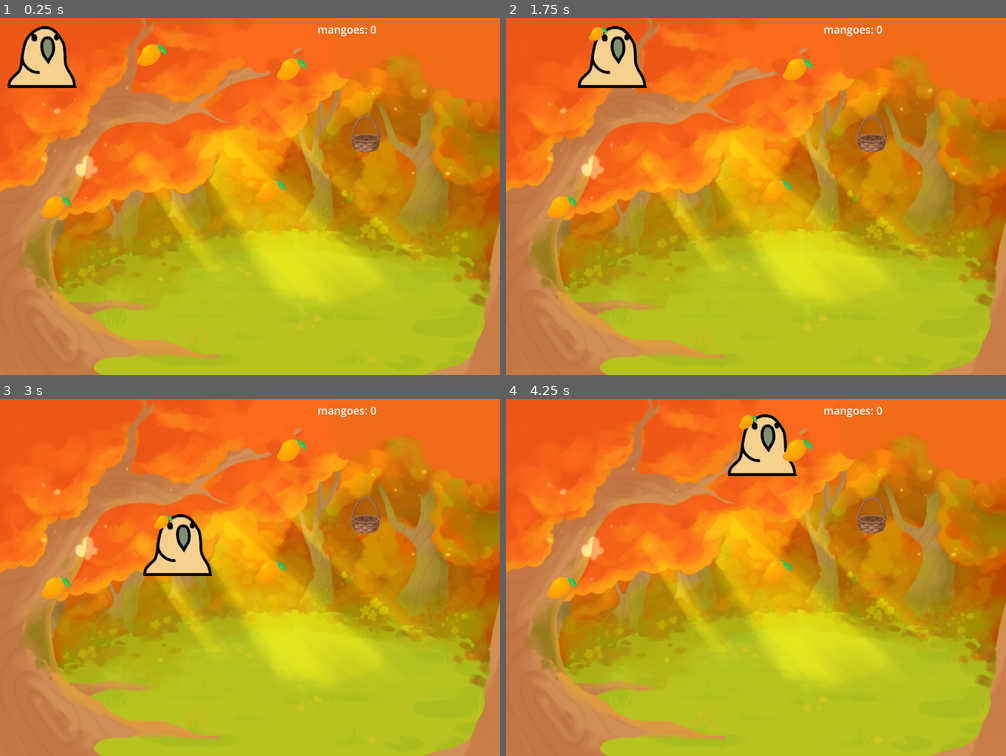
Above: before the commit, frames 1-4 (two rows, left to right).
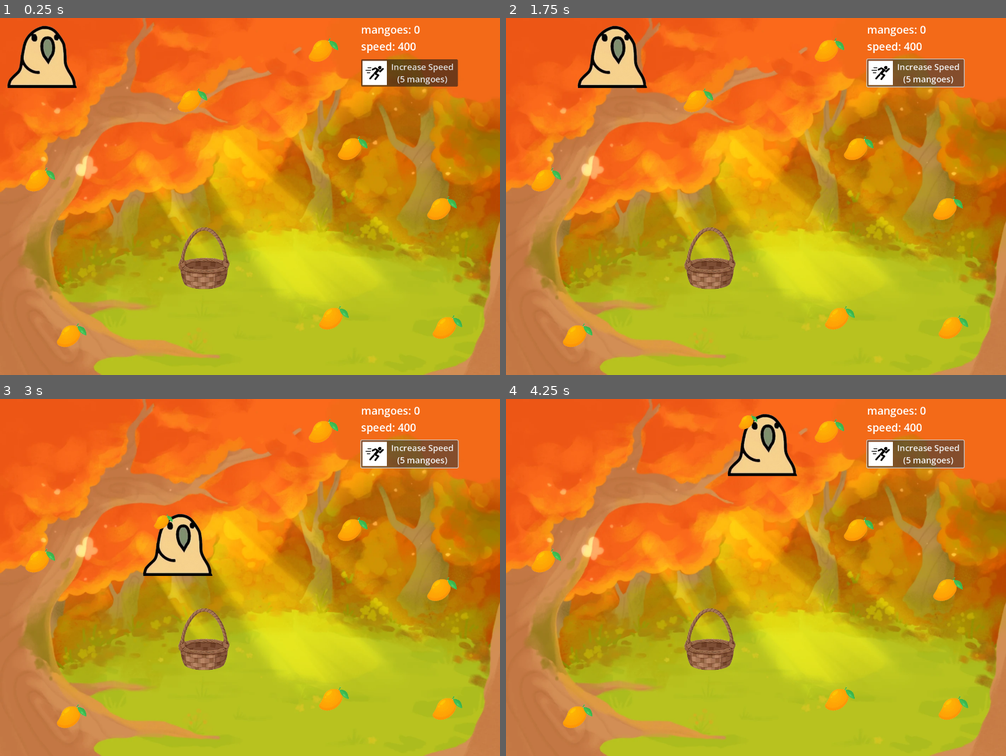
Above: after the commit, the same moments.

Repository: occult-frog/catching-game
Game: Godot game, scene res://main.tscn
Two runs of this game, one before a commit and one after it. Both use one fixed random seed, a clock stepped at 60 frames per second and the inputs below.
Inputs (mouse positions are in pixels of both pictures, inside the frame that each line leads up to):
- Up to frame 1 (0.25 s): no input
- Up to frame 2 (1.75 s): click (916, 71) at 0.5 s, where only the run after the commit has a clickable "Increase Speed (5 mangoes)"; tap Enter at 1.25 s; hold Right (ui_right) from 1.28 s (still down)
- Up to frame 3 (3 s): release Right (ui_right) at 2.03 s; hold Down (ui_down) 2.03-2.78 s; hold Right (ui_right) from 2.78 s (still down)
- Up to frame 4 (4.25 s): release Right (ui_right) at 3.53 s; hold Up (ui_up) from 3.53 s (still down)

The runs differ from the first frame. In frame 1, 5.7% of the frame differs, in the area x 5-93%, y 2-93%; in frame 2, 5.7%; in frame 3, 5.4%; in frame 4, 5.4%.

Commit message:
Add speed increase button, speed label, and make mangoes reappear
Added a label to display the speed. Added a button that increases speed by 20 at the cost of 20 mangoes. Made it so that mangoes reappear 5 seconds after being collected.

Diff:
--- /dev/null
+++ b/impvariables.gd
@@ -0,0 +1,4 @@
+extends Node
+
+var speed = 400
+var mango_count = 0
--- /dev/null
+++ b/incease_speed.gd
@@ -0,0 +1,12 @@
+extends Button
+
+func _ready():
+	var speedbutton = $"."
+	speedbutton.pressed.connect(increaseSpeed)
+
+func increaseSpeed():
+	if impvariables.mango_count>=5:
+		impvariables.speed += 20
+		impvariables.mango_count -= 5
+		$"../Player/CanvasLayer/MangoCountDisplay".text = "mangoes: " + str(impvariables.mango_count)
+		$"../Player/CanvasLayer/SpeedDisplay".text = "speed: " + str(impvariables.speed)
--- a/main.tscn
+++ b/main.tscn
@@ -6,9 +6,11 @@
 [ext_resource type="Texture2D" uid="uid://c01wc3v770puy" path="res://mango.png" id="3_h2yge"]
 [ext_resource type="PackedScene" uid="uid://b6lwhrgt5a5hu" path="res://mango.tscn" id="4_1bvp3"]
 [ext_resource type="Texture2D" uid="uid://dgdapoooiyccb" path="res://basket.png" id="5_lquwl"]
+[ext_resource type="Texture2D" uid="uid://d1s6w34ryba04" path="res://running-icon-free-vector.jpg" id="7_272bh"]
+[ext_resource type="Script" uid="uid://cs8xc2qae7ffh" path="res://incease_speed.gd" id="8_5vw27"]
 
 [sub_resource type="CircleShape2D" id="CircleShape2D_7mycd"]
-radius = 57.0
+radius = 75.35211
 
 [sub_resource type="RectangleShape2D" id="RectangleShape2D_h2yge"]
 size = Vector2(129, 117)
@@ -21,14 +23,15 @@
 texture = ExtResource("1_7mycd")
 
 [node name="Basket" type="Area2D" parent="." unique_id=1430893228 groups=["basket"]]
+scale = Vector2(1.2, 1.2)
 
 [node name="Sprite2D" type="Sprite2D" parent="Basket" unique_id=363657500]
-position = Vector2(1023.9999, 325)
-scale = Vector2(0.283445, 0.28344494)
+position = Vector2(475.8333, 560.83325)
+scale = Vector2(0.4, 0.4)
 texture = ExtResource("5_lquwl")
 
 [node name="CollisionShape2D" type="CollisionShape2D" parent="Basket" unique_id=664850456]
-position = Vector2(1023, 327)
+position = Vector2(474.99997, 562.5)
 shape = SubResource("CircleShape2D_7mycd")
 
 [node name="Player" type="CharacterBody2D" parent="." unique_id=174526097]
@@ -55,27 +58,63 @@
 [node name="CanvasLayer" type="CanvasLayer" parent="Player" unique_id=477836809]
 
 [node name="MangoCountDisplay" type="Label" parent="Player/CanvasLayer" unique_id=288710375]
-offset_left = 889.0
+offset_left = 1011.0
 offset_top = 11.0
-offset_right = 1147.0
+offset_right = 1269.0
 offset_bottom = 53.0
 theme_override_font_sizes/font_size = 30
 text = "mangoes: 0"
 
+[node name="SpeedDisplay" type="Label" parent="Player/CanvasLayer" unique_id=1160805958]
+offset_left = 1011.0
+offset_top = 58.0
+offset_right = 1364.0
+offset_bottom = 100.0
+theme_override_font_sizes/font_size = 30
+text = "speed: 400"
+
 [node name="Mango" parent="." unique_id=1696073987 instance=ExtResource("4_1bvp3")]
-position = Vector2(424, 104)
+position = Vector2(904, 92)
 scale = Vector2(2, 2)
 
-[node name="Mango2" parent="." unique_id=937096122 instance=ExtResource("4_1bvp3")]
-position = Vector2(155, 529)
+[node name="Mango2" parent="." unique_id=772496269 instance=ExtResource("4_1bvp3")]
+position = Vector2(933, 842)
 scale = Vector2(2, 2)
 
-[node name="Mango3" parent="." unique_id=1306478192 instance=ExtResource("4_1bvp3")]
-position = Vector2(815, 144)
+[node name="Mango3" parent="." unique_id=1352775473 instance=ExtResource("4_1bvp3")]
+position = Vector2(986, 367)
 scale = Vector2(2, 2)
 
-[node name="Mango4" parent="." unique_id=1042297130 instance=ExtResource("4_1bvp3")]
-position = Vector2(757, 484)
+[node name="Mango4" parent="." unique_id=1039052645 instance=ExtResource("4_1bvp3")]
+position = Vector2(199, 891)
 scale = Vector2(2, 2)
 
+[node name="Mango5" parent="." unique_id=722738575 instance=ExtResource("4_1bvp3")]
+position = Vector2(111, 455)
+scale = Vector2(2, 2)
+
+[node name="Mango6" parent="." unique_id=1648664043 instance=ExtResource("4_1bvp3")]
+position = Vector2(1251, 868)
+scale = Vector2(2, 2)
+
+[node name="Mango7" parent="." unique_id=321193156 instance=ExtResource("4_1bvp3")]
+position = Vector2(1236, 535)
+scale = Vector2(2, 2)
+
+[node name="Mango8" parent="." unique_id=787124886 instance=ExtResource("4_1bvp3")]
+position = Vector2(537, 233)
+scale = Vector2(2, 2)
+
+[node name="InceaseSpeed" type="Button" parent="." unique_id=1156896107]
+offset_left = 1011.0
+offset_top = 116.0
+offset_right = 1282.0
+offset_bottom = 192.0
+theme_override_font_sizes/font_size = 24
+text = "Increase Speed
+(5 mangoes)"
+icon = ExtResource("7_272bh")
+expand_icon = true
+script = ExtResource("8_5vw27")
+
 [connection signal="area_entered" from="Player/PickupArea" to="Player" method="_on_pickup_area_area_entered"]
--- /dev/null
+++ b/mango.gd
@@ -0,0 +1,14 @@
+extends Area2D
+
+@onready var sprite2d = $Sprite2D
+@onready var collisionbox = $CollisionShape2D
+@onready var respawntimer = $RespawnTimer
+
+func disappear():
+	sprite2d.visible=false
+	collisionbox.disabled=true
+	respawntimer.start()
+
+func _on_respawn_timer_timeout():
+	sprite2d.visible=true
+	collisionbox.disabled=false
--- a/mango.tscn
+++ b/mango.tscn
@@ -1,11 +1,13 @@
 [gd_scene format=3 uid="uid://b6lwhrgt5a5hu"]
 
+[ext_resource type="Script" uid="uid://bo8guo7pcyfy0" path="res://mango.gd" id="1_8is0g"]
 [ext_resource type="Texture2D" uid="uid://c01wc3v770puy" path="res://mango.png" id="1_usami"]
 
 [sub_resource type="CircleShape2D" id="CircleShape2D_h2yge"]
 radius = 23.021729
 
 [node name="Mango" type="Area2D" unique_id=1696073987 groups=["mango"]]
+script = ExtResource("1_8is0g")
 
 [node name="Sprite2D" type="Sprite2D" parent="." unique_id=1496885534]
 scale = Vector2(0.17222223, 0.17222223)
@@ -13,3 +15,8 @@
 
 [node name="CollisionShape2D" type="CollisionShape2D" parent="." unique_id=1232004117]
 shape = SubResource("CircleShape2D_h2yge")
+
+[node name="RespawnTimer" type="Timer" parent="." unique_id=547913881]
+wait_time = 5.0
+
+[connection signal="timeout" from="RespawnTimer" to="." method="_on_respawn_timer_timeout"]
--- a/player.gd
+++ b/player.gd
@@ -1,19 +1,17 @@
 extends CharacterBody2D
-
-var mango_count = 0
 
 func _physics_process(delta):
 	var input_direction = Input.get_vector("ui_left", "ui_right", "ui_up", "ui_down")
-	velocity = input_direction * 400
+	velocity = input_direction * impvariables.speed
 	move_and_slide()
 
 
 func _on_pickup_area_area_entered(area):
-	if area.is_in_group("mango") and !$HeldMango.visible:
-		area.queue_free()
+	if area.is_in_group("mango") and !$HeldMango.visible and area.sprite2d.visible:
+		area.disappear()
 		$HeldMango.visible = true
 
 	if area.is_in_group("basket") and $HeldMango.visible:
 		$HeldMango.visible = false
-		mango_count += 1
-		$CanvasLayer/MangoCountDisplay.text = "mangoes: " + str(mango_count)
+		impvariables.mango_count += 1
+		$CanvasLayer/MangoCountDisplay.text = "mangoes: " + str(impvariables.mango_count)
--- a/project.godot
+++ b/project.godot
@@ -14,6 +14,10 @@
 run/main_scene="uid://dfakwjqtnn67u"
 config/features=PackedStringArray("4.6", "GL Compatibility")
 config/icon="res://icon.svg"
+
+[autoload]
+
+impvariables="*uid://32iobvngtvrs"
 
 [display]
 
Not shown, added: impvariables.gd.uid
Not shown, added: incease_speed.gd.uid
Not shown, added: mango.gd.uid
Binary file added: running-icon-free-vector.jpg
Not shown, added: running-icon-free-vector.jpg.import
